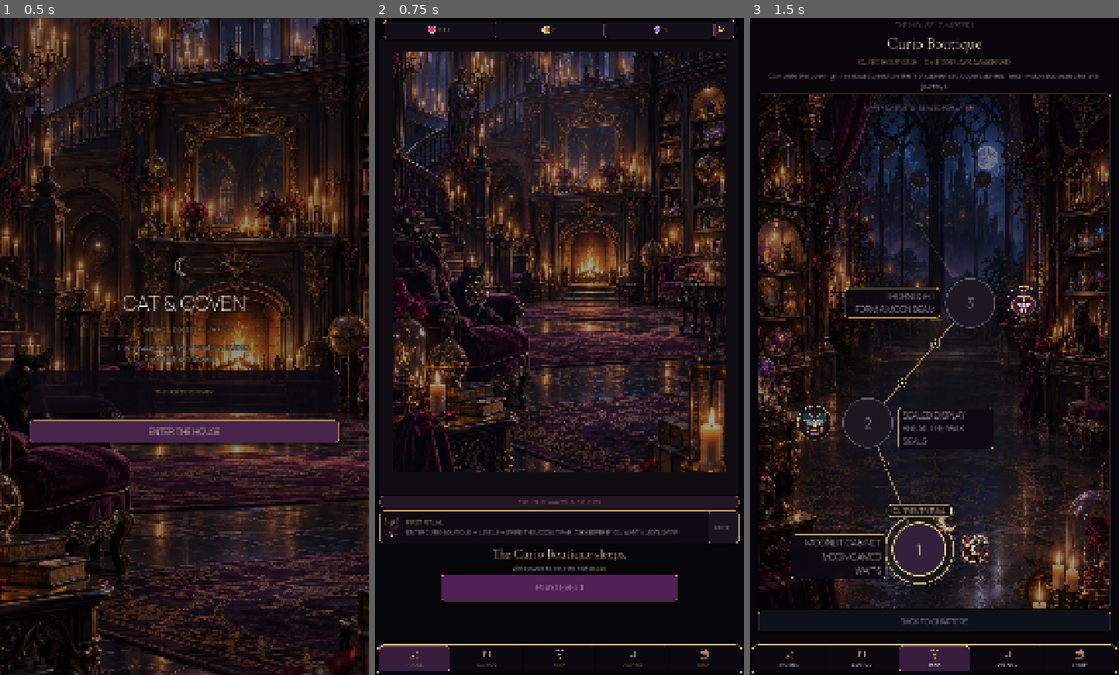
Above: before the commit, frames 1-3 (left to right).
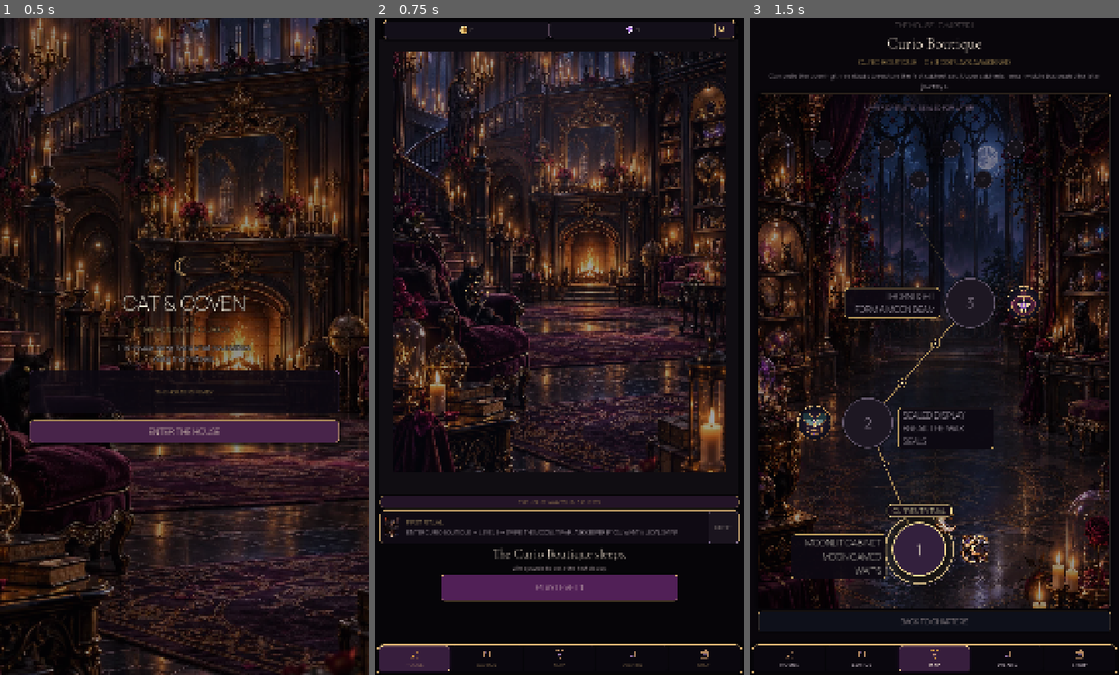
Above: after the commit, the same moments.

Repository: Jay-prodesign/akilta-match3
Game: Godot game, scene res://src/app/app_bootstrap.tscn
Same seed, same stepped clock (60 frames per second), same inputs: the game is played once before the commit and once after it.
Inputs:
- Up to frame 1 (0.5 s): no input
- Up to frame 2 (0.75 s): click "ENTER THE HOUSE" at 0.5 s
- Up to frame 3 (1.5 s): click "PLAY LEVEL 1" at 1.25 s

Frame 1 is identical in both runs. In frame 2, 0.2% of the frame differs, in the area x 14-98%, y 0-3%; in frame 3, nothing differs.

Commit message:
Keep resource shell truthful without life economy

Diff:
--- a/src/ui/shared/top_resource_bar.tscn
+++ b/src/ui/shared/top_resource_bar.tscn
@@ -74,28 +74,6 @@
 theme_override_constants/separation = 3
 alignment = 1
 
-[node name="LifeResourceChip" type="PanelContainer" parent="Resources"]
-layout_mode = 2
-size_flags_horizontal = 3
-theme_override_styles/panel = SubResource("Chip")
-
-[node name="Content" type="HBoxContainer" parent="Resources/LifeResourceChip"]
-layout_mode = 2
-theme_override_constants/separation = 3
-alignment = 1
-
-[node name="Icon" type="TextureRect" parent="Resources/LifeResourceChip/Content"]
-custom_minimum_size = Vector2(30, 30)
-layout_mode = 2
-mouse_filter = 2
-expand_mode = 1
-stretch_mode = 5
-
-[node name="LifeResource" type="Label" parent="Resources/LifeResourceChip/Content"]
-layout_mode = 2
-theme_override_colors/font_color = Color(0.969, 0.914, 0.839, 1)
-theme_override_font_sizes/font_size = 17
-text = "FULL"
 
 [node name="CoinResourceChip" type="PanelContainer" parent="Resources"]
 layout_mode = 2
